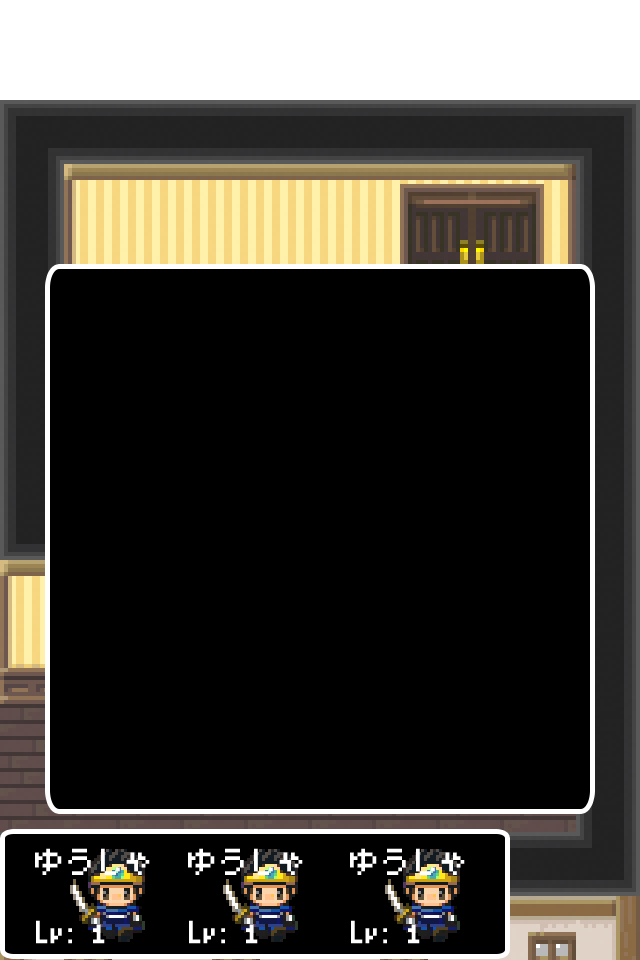
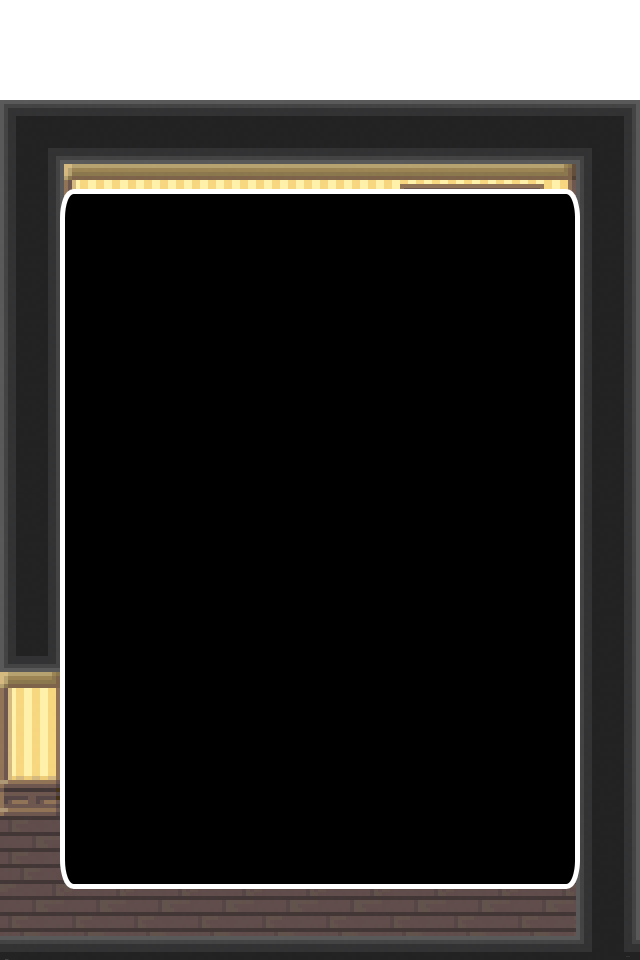
Two versions of the same layered image (640 × 960). Layer-by-layer changes:
showed "大きいポップアップ のコピー", painted on it over [left=60, top=189, right=580, bottom=919]
hid "キャラ選択" over [left=45, top=264, right=595, bottom=814]
removed layer "Lv: 1 のコピー 2" from group "プレイヤー" over [left=350, top=848, right=465, bottom=944]
removed layer "Lv: 1 のコピー" from group "プレイヤー" over [left=188, top=848, right=303, bottom=944]
removed layer "Lv: 1" from group "プレイヤー" over [left=35, top=848, right=150, bottom=944]
hid "角丸長方形 1 のコピー 3", painted on it over [left=0, top=829, right=510, bottom=959]
removed layer "天井" over [left=0, top=189, right=636, bottom=896]
removed layer "外壁" over [left=0, top=896, right=640, bottom=960]
added layer "レイヤー 9" above "内壁" over [left=0, top=189, right=640, bottom=960]
removed layer "レイヤー 8" over [left=0, top=308, right=576, bottom=868]
added layer "レイヤー 25" above "背景" over [left=0, top=308, right=576, bottom=944]
